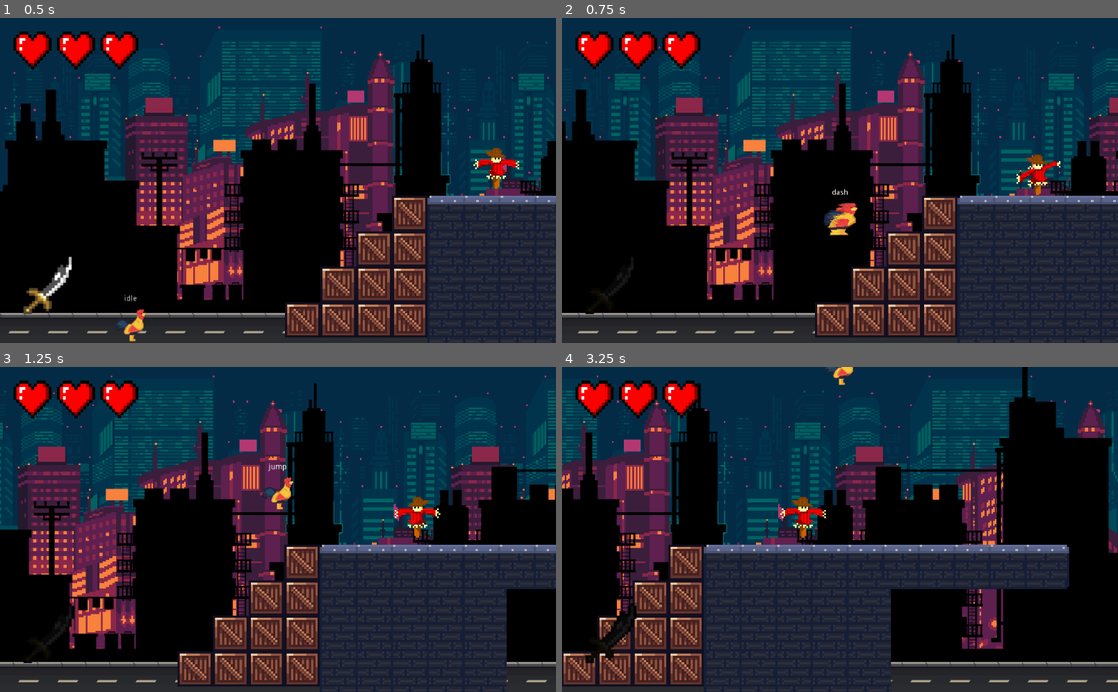
Above: before the commit, frames 1-4 (two rows, left to right).
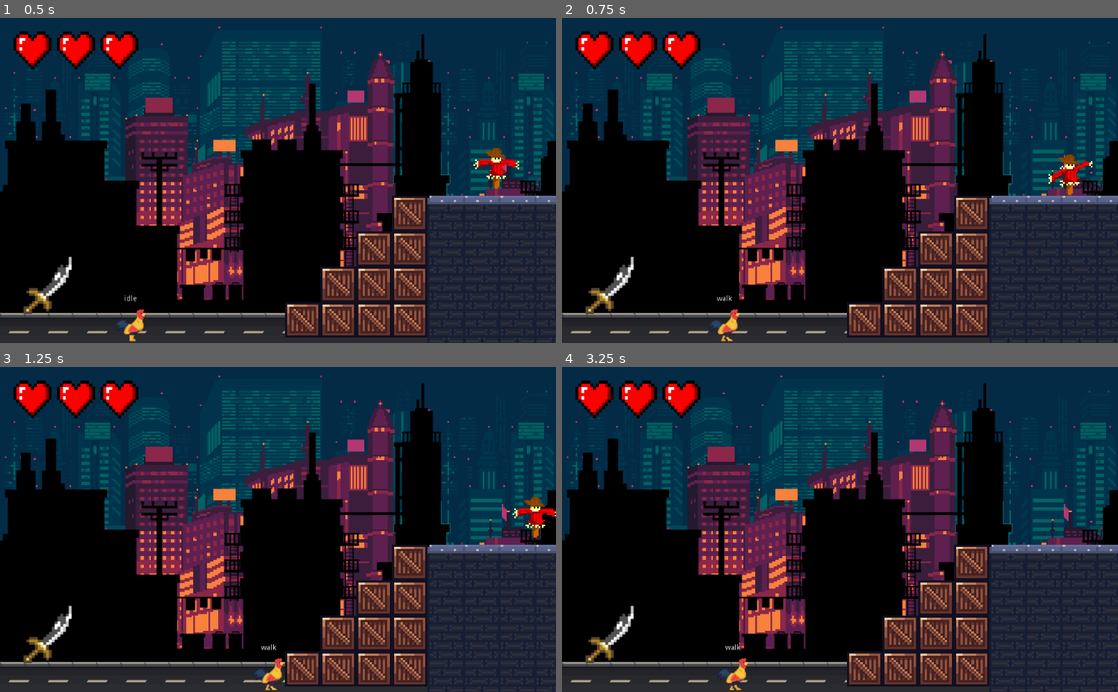
Above: after the commit, the same moments.

Repository: see4pablo/rooster-madness
Game: Godot game, scene res://Game.tscn
The game is run twice, just before and just after one commit, with the same random seed, the same clock (stepped at 60 frames per second) and the same inputs.
Inputs (mouse positions are in pixels of both pictures, inside the frame that each line leads up to):
- Up to frame 1 (0.5 s): no input
- Up to frame 2 (0.75 s): move the mouse to (962, 164) at 0.52 s; press the mouse at (962, 164) at 0.53 s; hold D (move_right) from 0.53 s (still down)
- Up to frame 3 (1.25 s): keep holding D (move_right); tap Space (jump) at 0.77, 0.8, 1.07 s
- Up to frame 4 (3.25 s): move the mouse to (728, 545) at 1.27 s; release the mouse at (728, 545) at 1.28 s; tap Space (jump) at 1.35, 1.52, 1.82, 2.3, 3.02 s; click (728, 545) at 1.55 s; move the mouse to (895, 458) at 2.02 s; release D (move_right) at 2.03 s; press the mouse at (895, 458) at 2.03 s; hold A (move_left) 2.03-2.78 s; move the mouse to (812, 594) at 2.77 s; release the mouse at (812, 594) at 2.78 s; hold D (move_right) from 2.78 s (still down); click (812, 594) at 2.85 s

Frame 1 is identical in both runs. In frame 2, 36% of the frame differs, in the area x 0-100%, y 2-100%; in frame 3, 52%; in frame 4, 64%, in the area x 0-100%, y 0-100%.
Error after the commit: Invalid get index 'dash_sound' (on base: 'KinematicBody2D (Player.gd)'). (res://Player/PlayerFSM.gd:35)

Commit message:
[ADD] Added sound effects to jump and dash

Diff:
--- a/Player/PlayerFSM.gd
+++ b/Player/PlayerFSM.gd
@@ -22,6 +22,7 @@
 		parent.glide_cond = true
 
 		if [states.idle, states.walk].has(state):
+			parent.jump_sound.play()
 			parent.velocity.y += parent.max_jump_velocity
 
 	if event.is_action_released("jump"):
@@ -31,6 +32,7 @@
 	if not [states.dash, states.damaged].has(state):
 		if event.is_action_pressed("dash") and parent._can_dash():
 			set_state(states.dash)
+			parent.dash_sound.play()
 			parent._dash()
 
 
